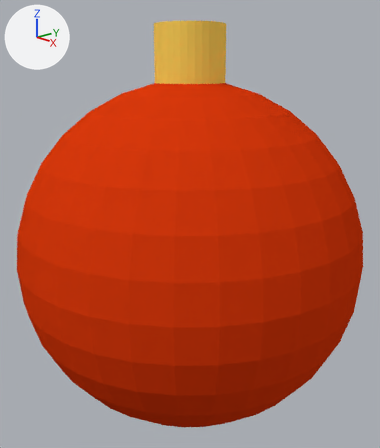
Before and after pictures for a commit that changed the Blender file 就職作品/ModelDeta/Decoration_Ball.blend.
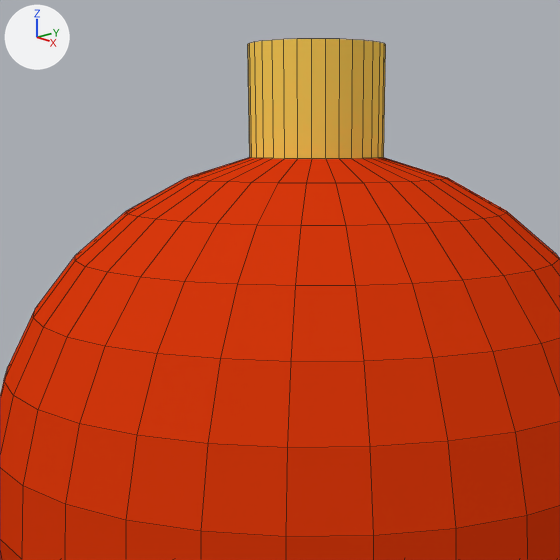
Each version is shown whole from a camera (50 mm lens) standing at (4.78, -4.16, 4.36) and looking at (-0.01, 0.01, 2.53), then close up on the part from 6% to 84% of the width and 0% to 66% of the height. Arrows for +X, +Y and +Z are at upper left; the lights stay in place. The close-ups show mesh edges as thin lines.

The first close-up shows 'ball'.
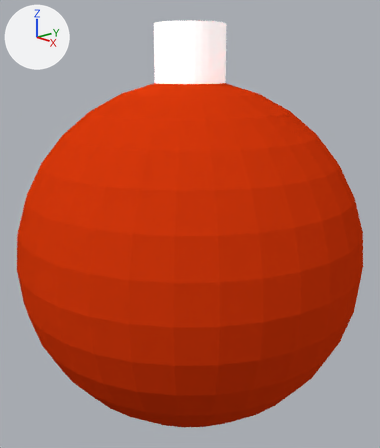
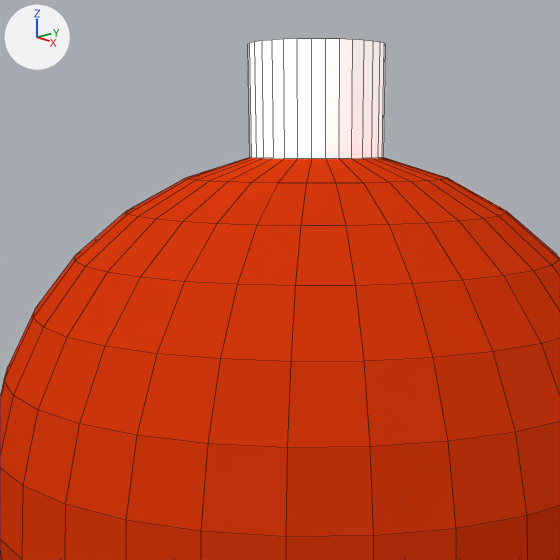
Location of each change, [x1, y1, x2, y2] in pixels of the close-ups (560 x 560 px):
'ball', recoloured
    both: [247, 39, 387, 168]

What the commit changed:
Material 'material2' (mat_material2) changes colour from yellow #ffd65b to white #ffffff; in linear values from (1.001, 0.673, 0.105) to (2.0, 2.0, 2.0).
